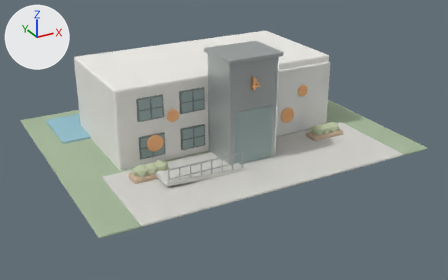
The Blender file assets/models/source/requested-pois/xinhua-community-center.blend, before and after one commit.
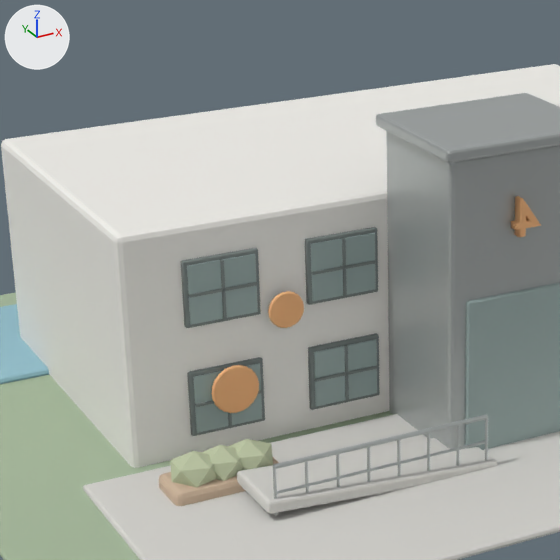
The first picture shows the older version from a 50 mm camera at (-16.5, -30.8, 15.2) aimed at (-0.1, -1.0, 0.2). The close-ups show the older and then the newer version on the part from 16% to 60% of the width and 3% to 72% of the height of that picture. Only the edits that show in the close-ups are written down. The axes (+X, +Y, +Z) are drawn at upper left. The lights are the same throughout.

The first close-up shows 'xinhua-community-center'.
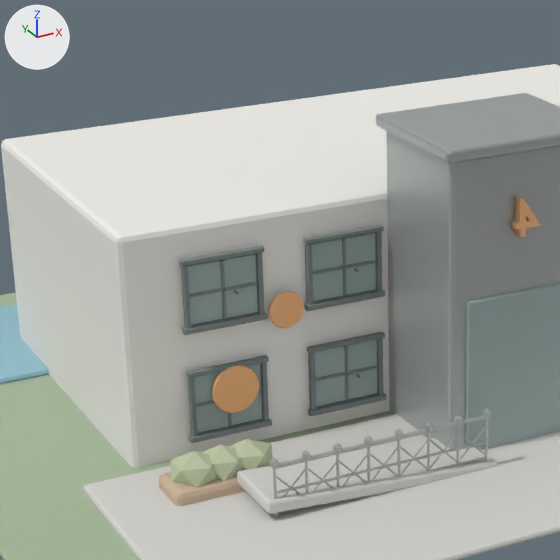
Where the newer file only moved an object's origin or applied its transform, the numbers keep the older frame.

What differs and where, as boxes [x1, y1, x2, y2] in the close-ups (560 x 560 px):
part 1 of me_cube, added
    after: [189, 418, 272, 443]
part 2 of me_cube, added
    after: [186, 355, 269, 378]
part 3 of me_cube, added
    after: [261, 362, 269, 421]
part 4 of me_cube, added
    after: [308, 393, 387, 416]
part 5 of me_cube, added
    after: [307, 332, 385, 353]
part 6 of me_cube, added
    after: [377, 338, 384, 395]
part 7 of me_cube, added
    after: [179, 246, 264, 266]
part 8 of me_cube, added
    after: [256, 253, 265, 314]
part 9 of me_cube, added
    after: [304, 289, 385, 311]
part 10 of me_cube, added
    after: [303, 225, 384, 245]
part 11 of me_cube, added
    after: [306, 244, 313, 305]
part 12 of me_cube, added
    after: [376, 232, 382, 291]
part 13 of me_cube, built on
    after: [182, 268, 361, 378]
part 14 of me_cube, added
    after: [270, 408, 491, 497]

What changed in the scene script:
```text
Change me_cube:
    remove me_cube.from_pydata(...)  # 2400 vertices, 2169 faces; spans x -10.0..10.0, y -8.1..8.0, z -0.1..6.2
    add me_cube.from_pydata(...)  # 5708 vertices, 5293 faces; spans x -10.0..10.0, y -8.1..8.0, z -0.1..6.2
    me_cube part 1: the loose piece of 56 vertices spanning x -5.7..-4.2, y -2.3..-2.2, z 0.5..1.8 is copied, and the copy is scaled about its middle by (1.12, 1.31, 0.0719), then moved by (0.0, -0.1, -0.7); it spans x -5.8..-4.1, y -2.4..-2.3, z 0.4..0.5
    me_cube part 2: the loose piece of 56 vertices spanning x -5.7..-4.2, y -2.3..-2.2, z 0.5..1.8 is copied, and the copy is scaled about its middle by (1.1, 1.18, 0.0606), then moved by (0.0, -0.1, 0.7); it spans x -5.8..-4.1, y -2.4..-2.3, z 1.8..1.9
    me_cube part 3: the loose piece of 56 vertices spanning x -5.7..-4.2, y -2.3..-2.2, z 0.5..1.8 is copied, and the copy is scaled about its middle by (0.0541, 0.72, 0.944), then moved by (0.7, -0.1, 0.0); it spans x -4.3..-4.2, y -2.4..-2.3, z 0.5..1.8
    me_cube part 4: the loose piece of 56 vertices spanning x -3.2..-1.7, y -2.3..-2.2, z 0.5..1.8 is copied, and the copy is scaled about its middle by (1.12, 1.31, 0.0719), then moved by (0.0, -0.1, -0.7); it spans x -3.3..-1.6, y -2.4..-2.3, z 0.4..0.5
    me_cube part 5: the loose piece of 56 vertices spanning x -3.2..-1.7, y -2.3..-2.2, z 0.5..1.8 is copied, and the copy is scaled about its middle by (1.1, 1.18, 0.0606), then moved by (0.0, -0.1, 0.7); it spans x -3.3..-1.7, y -2.4..-2.3, z 1.8..1.9
    me_cube part 6: the loose piece of 56 vertices spanning x -3.2..-1.7, y -2.3..-2.2, z 0.5..1.8 is copied, and the copy is scaled about its middle by (0.0541, 0.72, 0.944), then moved by (0.7, -0.1, 0.0); it spans x -1.8..-1.7, y -2.4..-2.3, z 0.5..1.8
    me_cube part 7: the loose piece of 56 vertices spanning x -5.7..-4.2, y -2.3..-2.2, z 2.7..4.0 is copied, and the copy is scaled about its middle by (1.1, 1.18, 0.0606), then moved by (0.0, -0.1, 0.7); it spans x -5.8..-4.1, y -2.4..-2.3, z 4.0..4.1
    me_cube part 8: the loose piece of 56 vertices spanning x -5.7..-4.2, y -2.3..-2.2, z 2.7..4.0 is copied, and the copy is scaled about its middle by (0.0541, 0.72, 0.944), then moved by (0.7, -0.1, 0.0); it spans x -4.3..-4.2, y -2.4..-2.3, z 2.7..4.0
    me_cube part 9: the loose piece of 56 vertices spanning x -3.2..-1.7, y -2.3..-2.2, z 2.7..4.0 is copied, and the copy is scaled about its middle by (1.12, 1.31, 0.0719), then moved by (0.0, -0.1, -0.7); it spans x -3.3..-1.6, y -2.4..-2.3, z 2.6..2.7
    me_cube part 10: the loose piece of 56 vertices spanning x -3.2..-1.7, y -2.3..-2.2, z 2.7..4.0 is copied, and the copy is scaled about its middle by (1.1, 1.18, 0.0606), then moved by (0.0, -0.1, 0.7); it spans x -3.3..-1.7, y -2.4..-2.3, z 4.0..4.1
    me_cube part 11: the loose piece of 56 vertices spanning x -3.2..-1.7, y -2.3..-2.2, z 2.7..4.0 is copied, and the copy is scaled about its middle by (0.0541, 0.72, 0.944), then moved by (-0.7, -0.1, 0.0); it spans x -3.3..-3.2, y -2.4..-2.3, z 2.7..4.0
    me_cube part 12: the loose piece of 56 vertices spanning x -3.2..-1.7, y -2.3..-2.2, z 2.7..4.0 is copied, and the copy is scaled about its middle by (0.0541, 0.72, 0.944), then moved by (0.7, -0.1, 0.0); it spans x -1.8..-1.7, y -2.4..-2.3, z 2.7..4.0
    me_cube part 13: 5 vertices moved within x -4.1, y -2.4, z 2.6..2.7; 616 vertices added at x -5.8..-2.2, y -2.4..-2.3, z 1.0..3.3
    me_cube part 14: 396 vertices added at x -5.5..-1.0, y -5.5..-5.3, z 0.3..1.3
    other edits to the shape of me_cube do not show in these pictures
```
